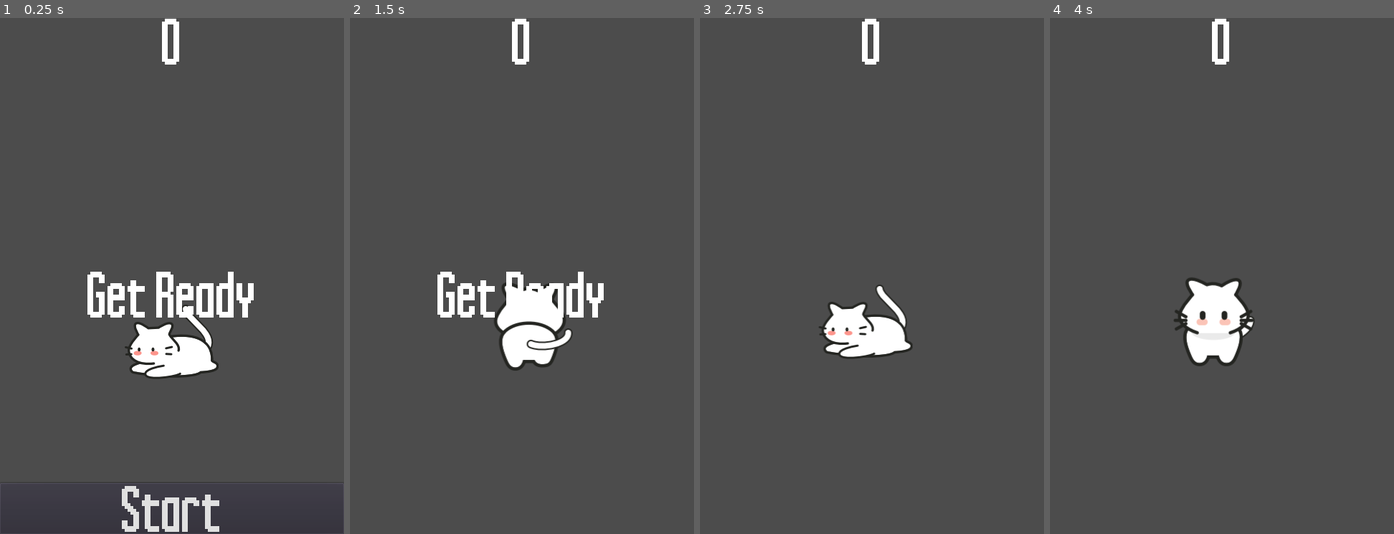
Above: before the commit, frames 1-4 (left to right).
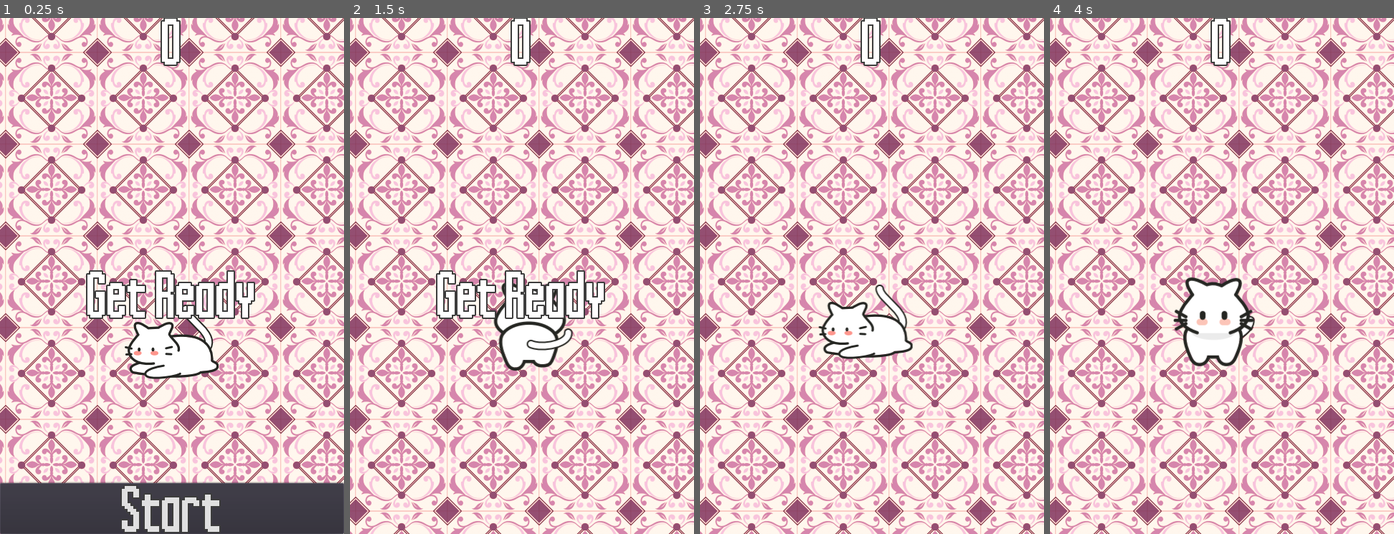
Above: after the commit, the same moments.

Repository: nikolai-in/CatchAllYarn
Game: Godot game, scene res://Main.tscn
The game is run twice, just before and just after one commit, with the same random seed, the same clock (stepped at 60 frames per second) and the same inputs.
Inputs (mouse positions are in pixels of both pictures, inside the frame that each line leads up to):
- Up to frame 1 (0.25 s): no input
- Up to frame 2 (1.5 s): click "Start" at 0.5 s; move the mouse to (597, 250) at 1.27 s; click (597, 250) at 1.42 s
- Up to frame 3 (2.75 s): move the mouse to (803, 301) at 2.02 s; click (803, 301) at 2.17 s
- Up to frame 4 (4 s): move the mouse to (1256, 162) at 2.77 s; click (1256, 162) at 2.92 s; move the mouse to (1204, 379) at 3.52 s; click (1204, 379) at 3.67 s

The runs differ from the first frame. In frame 1, 84% of the frame differs, in the area x 0-100%, y 0-100%; in frame 2, 95%; in frame 3, 97%; in frame 4, 97%.

Commit message:
Whatever changed

Diff:
--- a/HUD.tscn
+++ b/HUD.tscn
@@ -5,6 +5,8 @@
 
 [sub_resource type="DynamicFont" id=1]
 size = 64
+outline_size = 2
+outline_color = Color( 0.239216, 0.239216, 0.239216, 1 )
 font_data = ExtResource( 1 )
 
 [node name="HUD" type="CanvasLayer"]
--- a/Main.tscn
+++ b/Main.tscn
@@ -1,9 +1,10 @@
-[gd_scene load_steps=6 format=2]
+[gd_scene load_steps=7 format=2]
 
 [ext_resource path="res://Yarn.tscn" type="PackedScene" id=1]
 [ext_resource path="res://Main.gd" type="Script" id=2]
 [ext_resource path="res://Player.tscn" type="PackedScene" id=3]
 [ext_resource path="res://HUD.tscn" type="PackedScene" id=4]
+[ext_resource path="res://assets/art/background.png" type="Texture" id=5]
 
 [sub_resource type="Curve2D" id=1]
 _data = {
@@ -13,6 +14,20 @@
 [node name="Main" type="Node"]
 script = ExtResource( 2 )
 Yarn = ExtResource( 1 )
+
+[node name="Background" type="TextureRect" parent="."]
+use_parent_material = true
+margin_left = -120.0
+margin_top = -80.0
+margin_right = 1288.0
+margin_bottom = 2208.0
+rect_scale = Vector2( 0.5, 0.5 )
+rect_clip_content = true
+texture = ExtResource( 5 )
+stretch_mode = 2
+__meta__ = {
+"_edit_use_anchors_": false
+}
 
 [node name="Player" parent="." instance=ExtResource( 3 )]
 
--- a/project.godot
+++ b/project.godot
@@ -29,4 +29,5 @@
 
 [rendering]
 
+quality/driver/driver_name="GLES2"
 environment/default_environment="res://default_env.tres"
Not shown, added: assets/art/background.png.import
